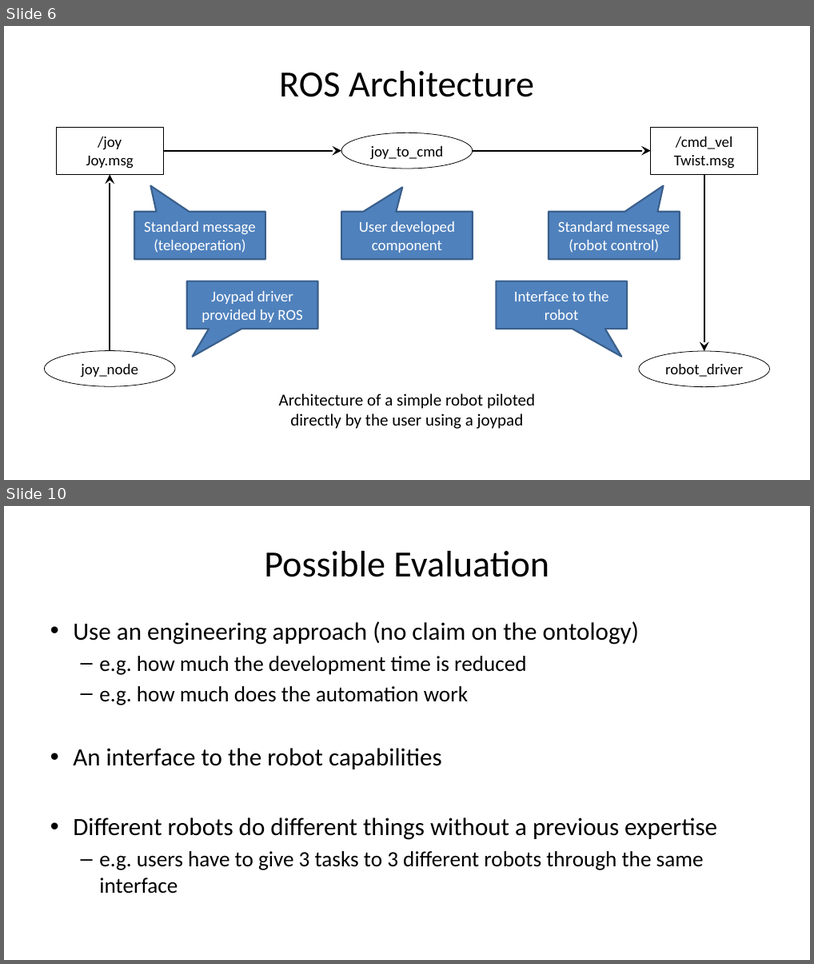
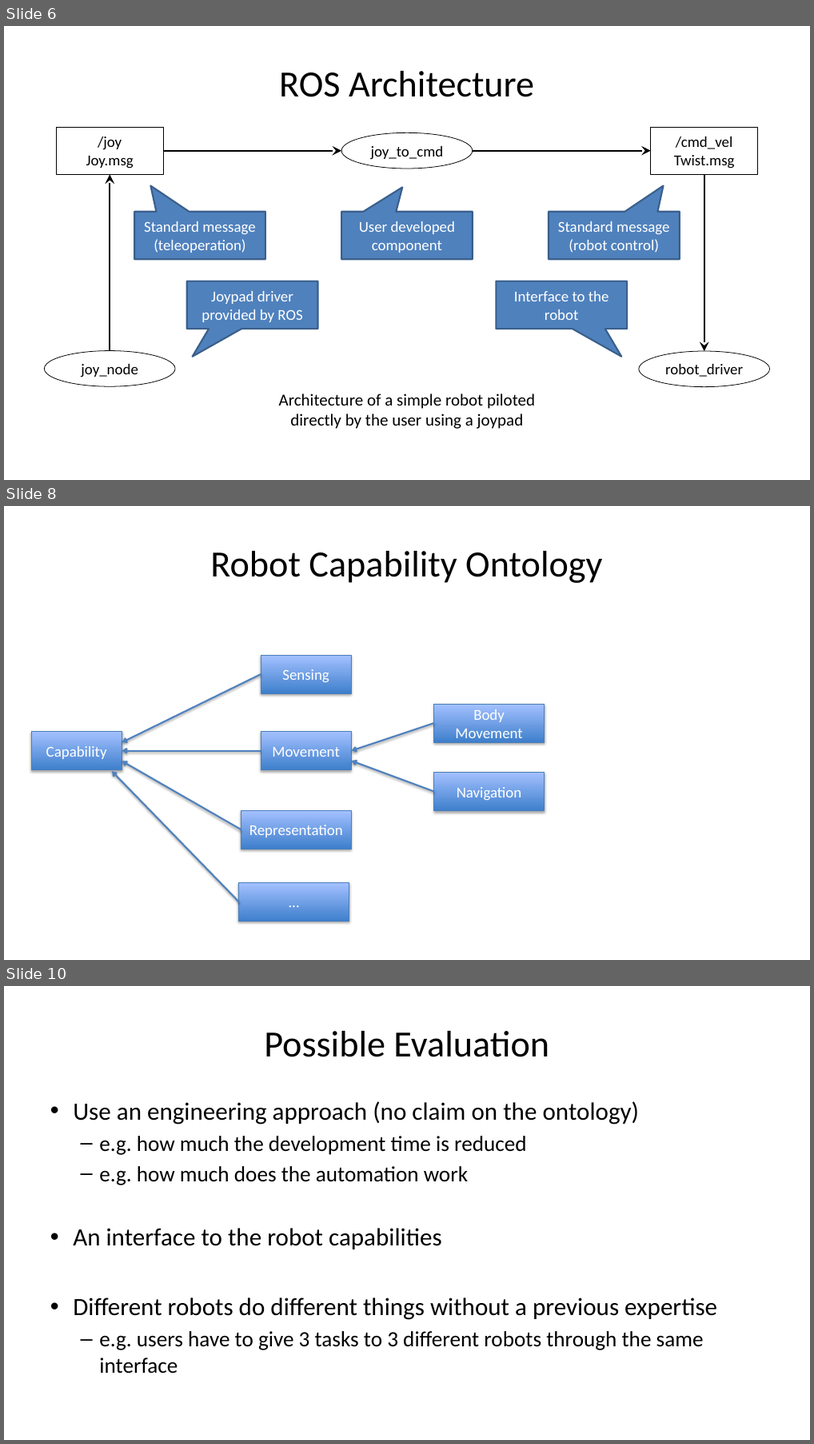
Before and after one commit to kmitd/onto-rob-capabilities, a slide deck: data/meeting_2017_05_09.pptx. Shown one above the other, each under a label of ours: slides 6 and 10 before the commit, slides 6, 8 and 10 after it; the slides between them are not shown. The pictures are 814x964 and 814x1444 pixels, drawn with LibreOffice and Linux fonts; fonts in the diff are those of the drawing. Boxes give left, top, right and bottom in pixels: in the first picture for what was removed or moved away, otherwise in the second. Text is boxed around its words. In the diff, an @@ line names an element or a change of style, - is before the commit and + after.

Commit message:
manu's change to the ROS ontology

```diff
--- a/data/meeting_2017_05_09.pptx
+++ b/data/meeting_2017_05_09.pptx
@@ slide 8 added at box(4, 506, 810, 960), background #FFFFFF @@
@@ title added at box(210, 551, 602, 583), 44 pt, text #000000 @@
+Robot Capability Ontology
@@ rectangle added at box(261, 655, 352, 693), fill gradient #3F80CE to #A4C4FF, outline #4B7EBC 0.75 pt, 18 pt, text #FFFFFF @@
+Sensing
@@ arrow added from (261, 674) to (122, 743), #4F81BD 2 pt @@
@@ rectangle added at box(434, 704, 544, 743), fill gradient #3F80CE to #A4C4FF, outline #4B7EBC 0.75 pt, 18 pt, text #FFFFFF @@
+Body Movement
@@ rectangle added at box(31, 731, 122, 770), fill gradient #3F80CE to #A4C4FF, outline #4B7EBC 0.75 pt, 18 pt, text #FFFFFF @@
+Capability
@@ rectangle added at box(261, 731, 352, 770), fill gradient #3F80CE to #A4C4FF, outline #4B7EBC 0.75 pt, 18 pt, text #FFFFFF @@
+Movement
@@ arrow added from (434, 723) to (352, 751), #4F81BD 2 pt @@
@@ arrow added from (261, 751) to (122, 751), #4F81BD 2 pt @@
@@ arrow added from (241, 830) to (122, 760), #4F81BD 2 pt @@
@@ arrow added from (434, 792) to (352, 760), #4F81BD 2 pt @@
@@ arrow added from (238, 902) to (112, 771), #4F81BD 2 pt @@
@@ rectangle added at box(434, 772, 544, 811), fill gradient #3F80CE to #A4C4FF, outline #4B7EBC 0.75 pt, 18 pt, text #FFFFFF @@
+Navigation
@@ rectangle added at box(241, 810, 351, 849), fill gradient #3F80CE to #A4C4FF, outline #4B7EBC 0.75 pt, 18 pt, text #FFFFFF @@
+Representation
@@ rectangle added at box(238, 882, 349, 921), fill gradient #3F80CE to #A4C4FF, outline #4B7EBC 0.75 pt, 18 pt, text #FFFFFF @@
+…
```
Also in this commit, not shown: 1 slide changed, 2 other slides added, 3 slides removed, 4 other files.
